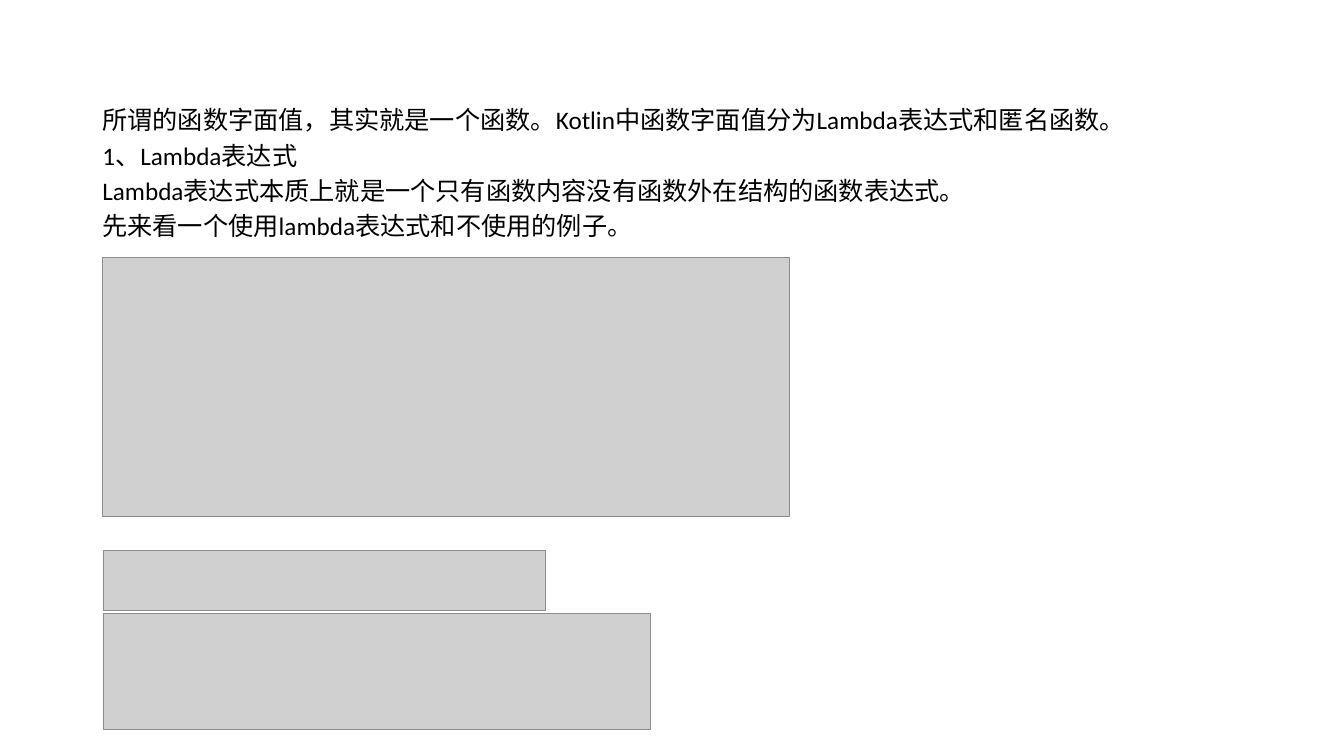
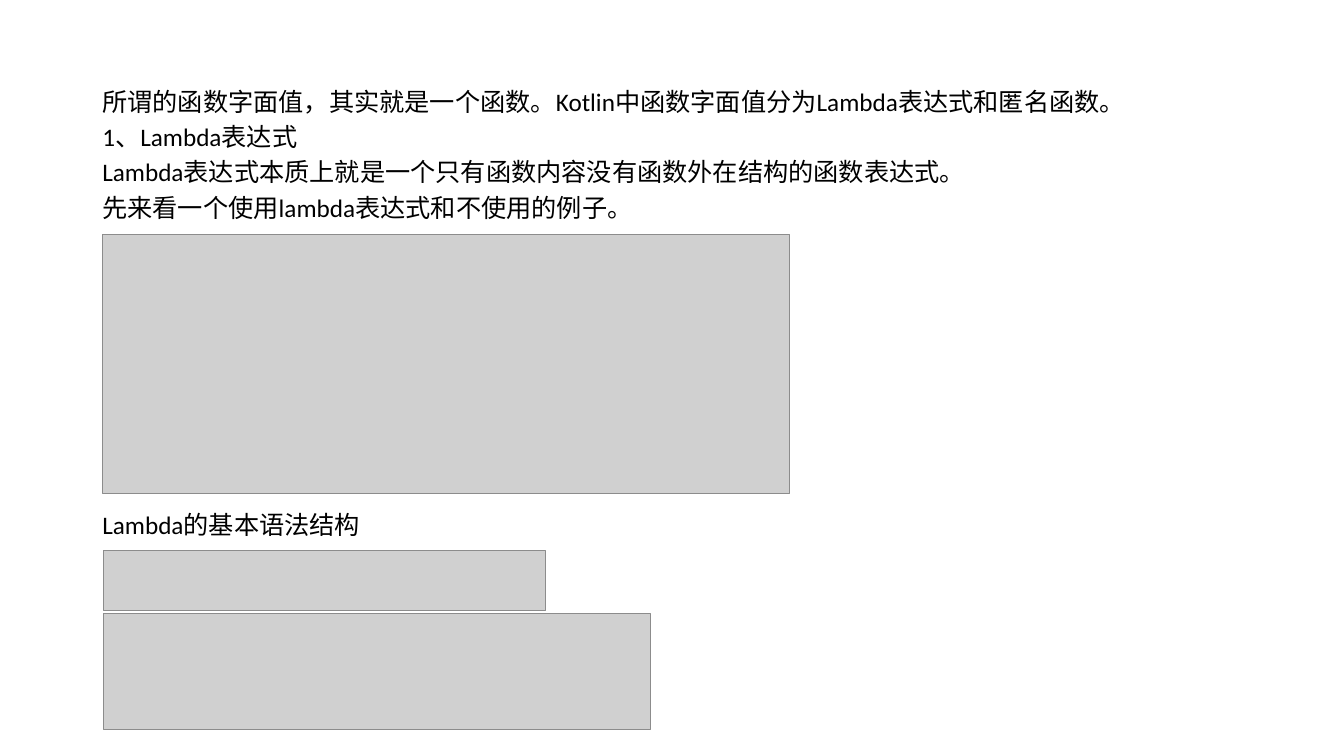
Before and after one commit to shenbibo/KotlinWeather, a slide deck: slide 20 of docs/初探kotlin - 副本.pptx. Drawn at 1344x756 pixels with LibreOffice and Linux fonts; fonts in the diff are those of the drawing; grey boxes stand for pictures; background and template pictures are left out. Boxes give left, top, right and bottom in pixels: in the first picture for what was removed or moved away, otherwise in the second. Text is boxed around its words. In the diff, an @@ line names an element or a change of style, - is before the commit and + after.

```diff
--- a/docs/初探kotlin - 副本.pptx
+++ b/docs/初探kotlin - 副本.pptx
@@ text "所谓的函数字面值，其实就是一个函数。Kotlin中函数字面值分为Lambda表达式和匿名函数。" rewrapped from [102, 107, 1125, 489] to [102, 89, 1125, 536] @@
@@ picture: place and size @@
-picture at [103, 258, 789, 517]
+picture at [103, 234, 789, 493]
```
Also in this commit, not shown: 3 other slides changed.
